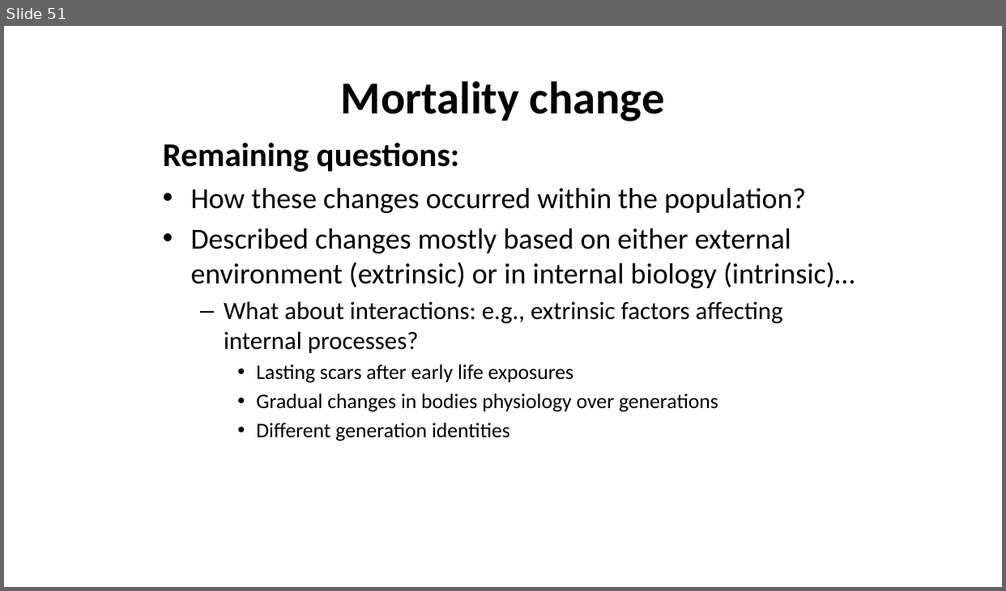
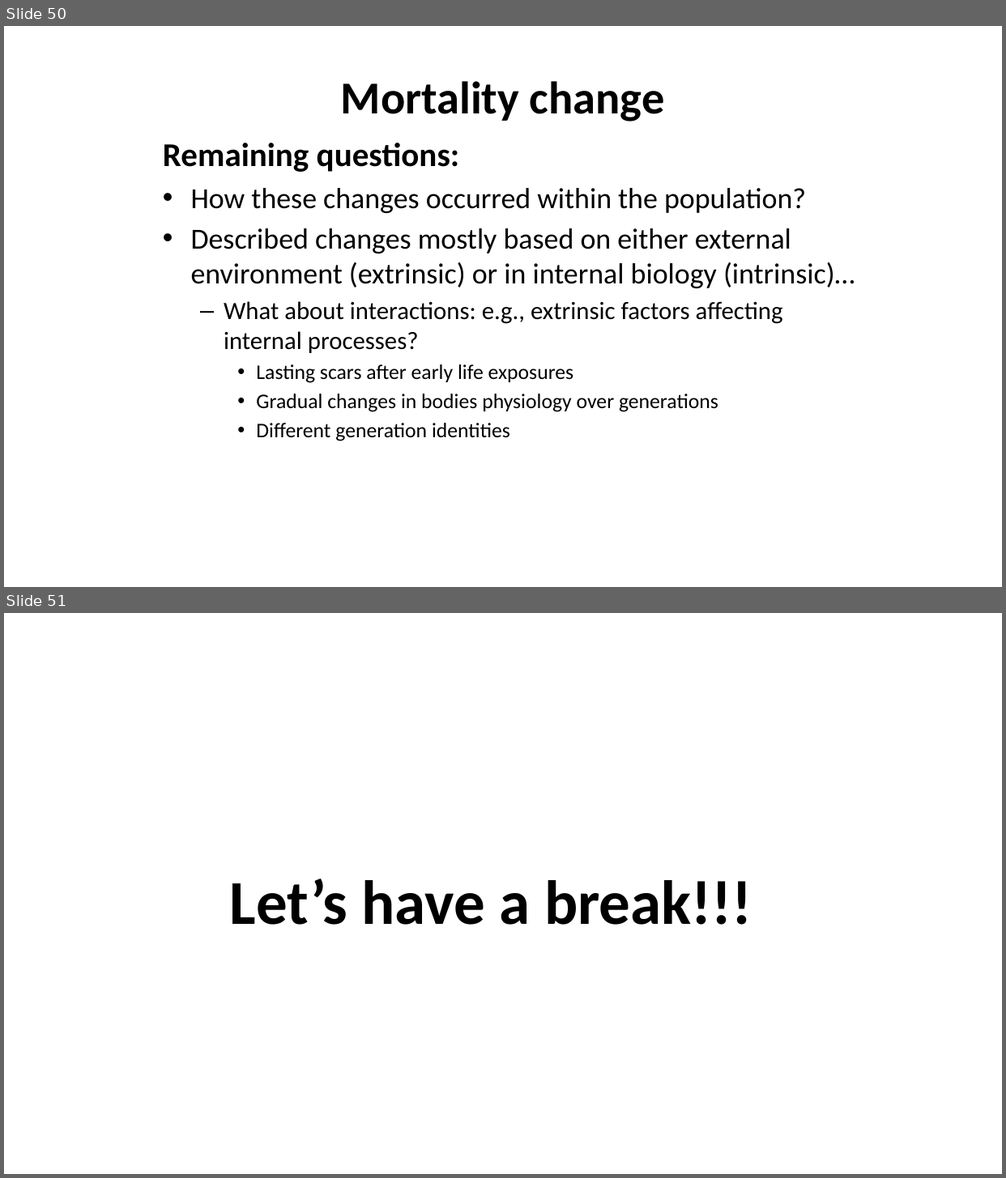
Before and after one commit to kikeacosta/edsd26_apc, a slide deck: slides/01_mortality_trends.pptx. Shown one above the other, each under a label of ours: slide 51 before the commit, slides 50 and 51 after it. The pictures are 1006x591 and 1006x1178 pixels, drawn with LibreOffice and Linux fonts; fonts in the diff are those of the drawing. Boxes give left, top, right and bottom in pixels: in the first picture for what was removed or moved away, otherwise in the second. Text is boxed around its words. In the diff, an @@ line names an element or a change of style, - is before the commit and + after.

```diff
--- a/slides/01_mortality_trends.pptx
+++ b/slides/01_mortality_trends.pptx
@@ slide 51 added at <box>4,613,1002,1174</box>, background #FFFFFF @@
@@ text added at <box>230,879,752,925</box>, 60 pt, text #000000, bold @@
+Let’s have a break!!!
@@ what was slide 51 is now slide 50 @@
```
Also in this commit, not shown: 8 slides changed, 1 other slide added.
